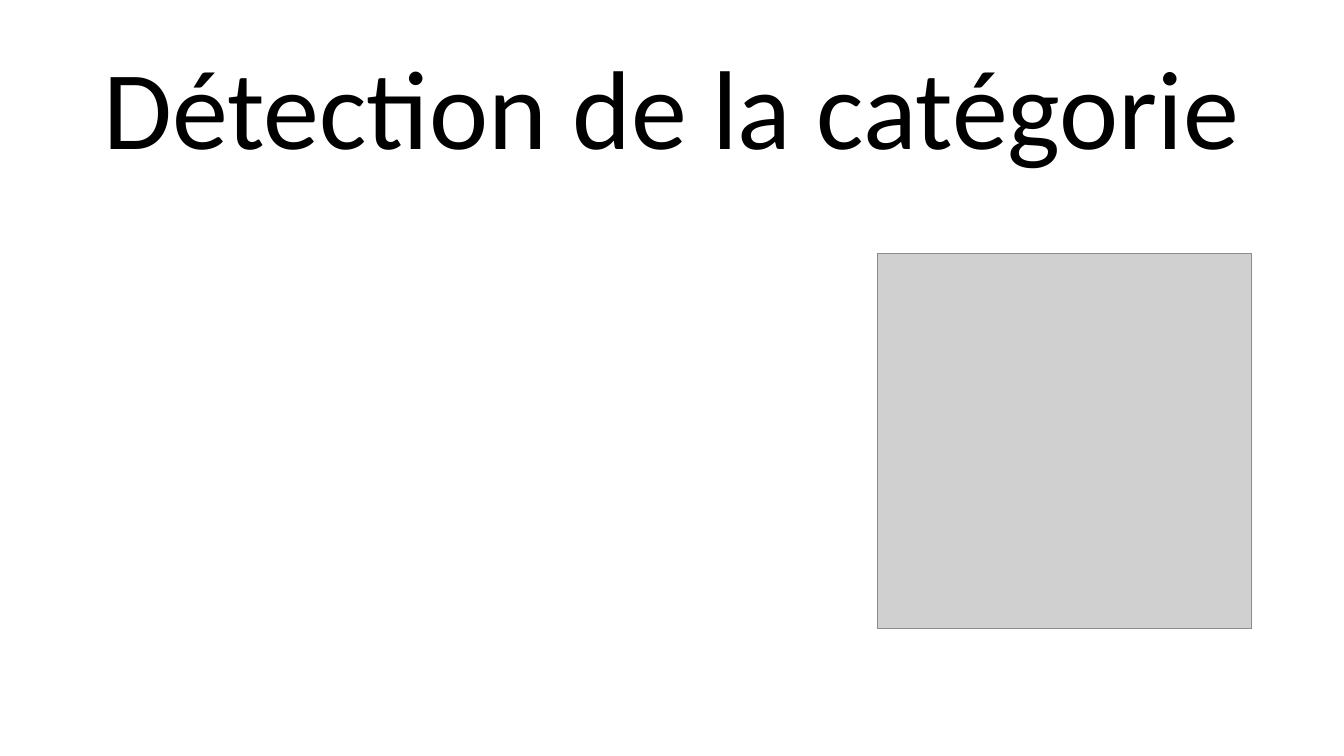
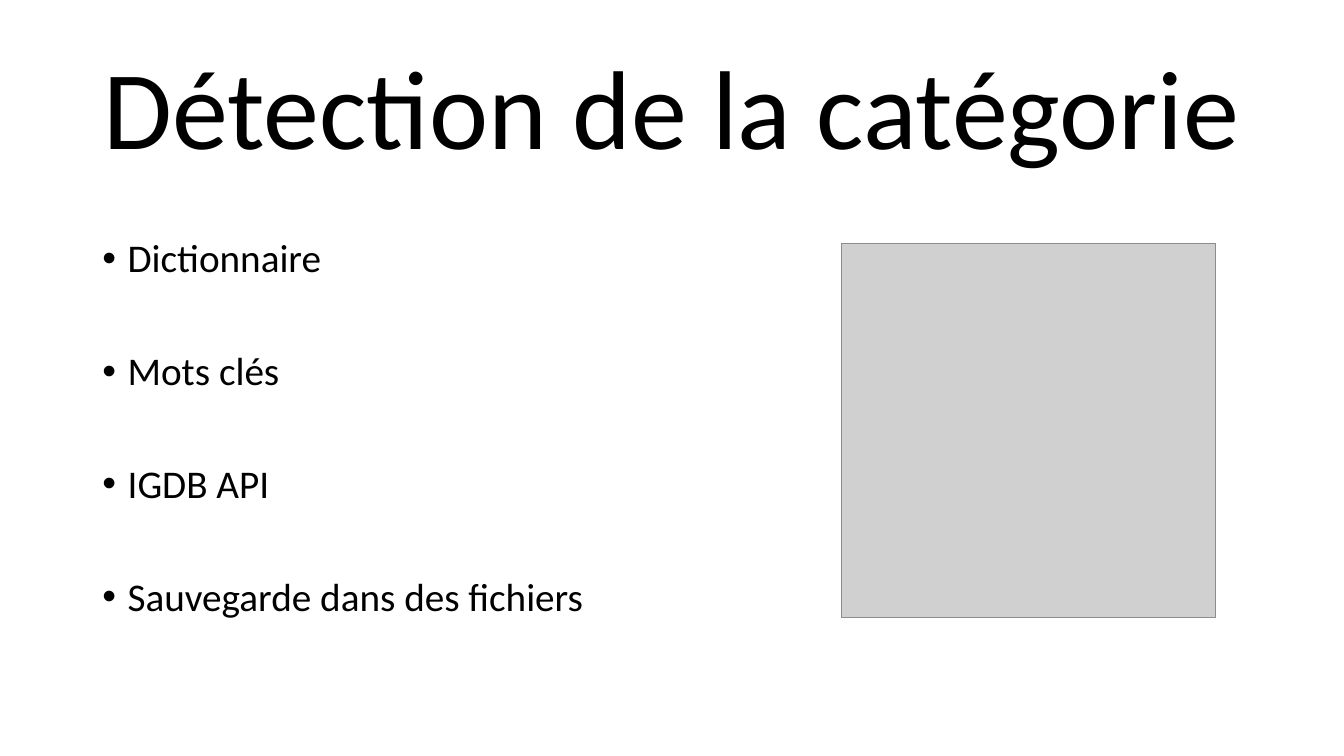
Before and after one commit to NicolasFuchs/SAS, a slide deck: slide 9 of Presentation/Presentation.pptx (slide 8 before the commit). Drawn at 1344x756 pixels with LibreOffice and Linux fonts; fonts in the diff are those of the drawing; grey boxes stand for pictures; background and template pictures are left out. Boxes give left, top, right and bottom in pixels: in the first picture for what was removed or moved away, otherwise in the second. Text is boxed around its words. In the diff, an @@ line names an element or a change of style, - is before the commit and + after.

Commit message:
Presentation update

```diff
--- a/Presentation/Presentation.pptx
+++ b/Presentation/Presentation.pptx
@@ text added at [128,245,583,618], 28 pt, text #000000 @@
+• Dictionnaire
+• Mots clés
+• IGDB API
+• Sauvegarde dans des fichiers
@@ picture: place and size @@
-picture at [877,254,1252,629]
+picture at [842,243,1217,618]
```
Also in this commit, not shown: 7 other slides changed, 4 slides added, 2 slides removed, 3 other files.
